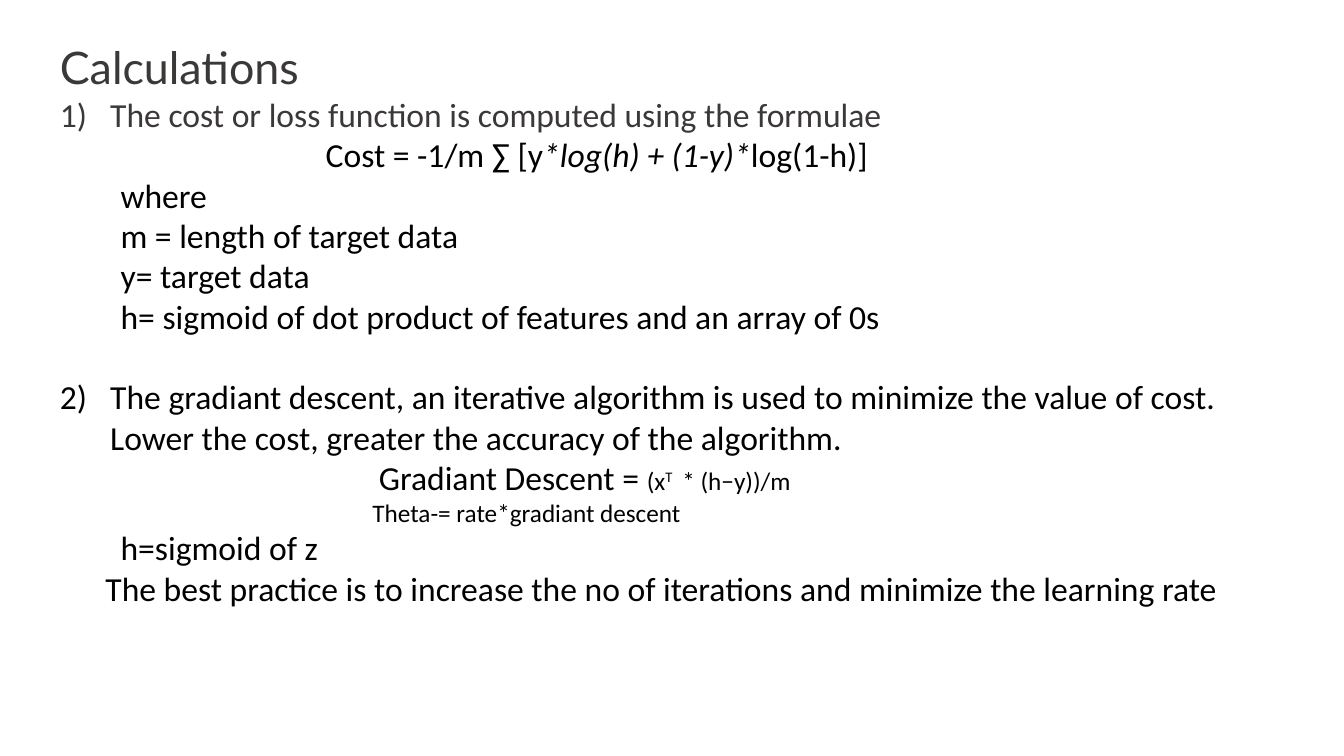
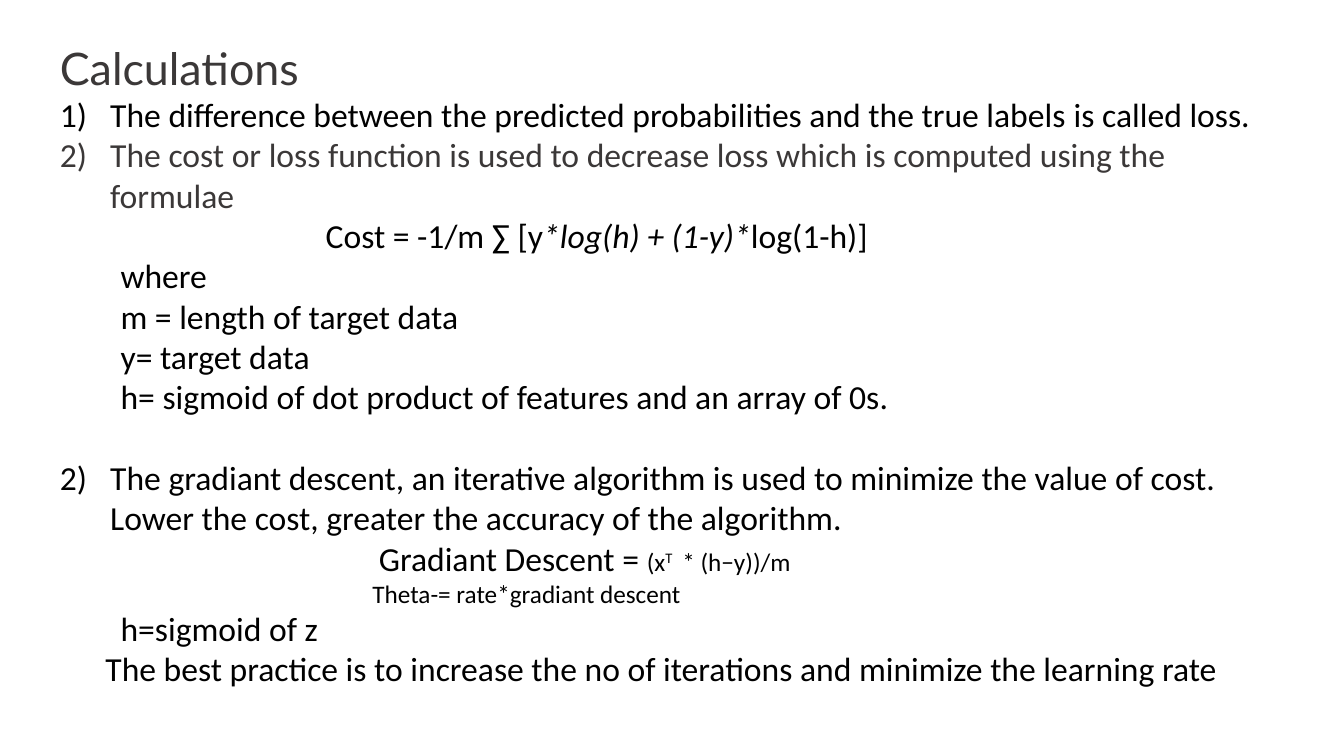
Before and after one commit to Maliksaad231224/Logistic-Regression-Iris-Dataset, a slide deck: slide 8 of Logistic Regression.pptx. Drawn at 1344x756 pixels with LibreOffice and Linux fonts; fonts in the diff are those of the drawing. Boxes give left, top, right and bottom in pixels: in the first picture for what was removed or moved away, otherwise in the second. Text is boxed around its words. In the diff, an @@ line names an element or a change of style, - is before the commit and + after.

Commit message:
last

```diff
--- a/Logistic Regression.pptx
+++ b/Logistic Regression.pptx
@@ text at box(110, 103, 1250, 209): text changed; text colour #3B3838 to #000000 @@
-1) The cost or loss function is computed using the formulae
+1) The difference between the predicted probabilities and the true labels is called loss.
+2) The cost or loss function is used to decrease loss which is computed using the formulae
@@ text at box(121, 385, 888, 415): text changed @@
-h= sigmoid of dot product of features and an array of 0s
+h= sigmoid of dot product of features and an array of 0s.
```
